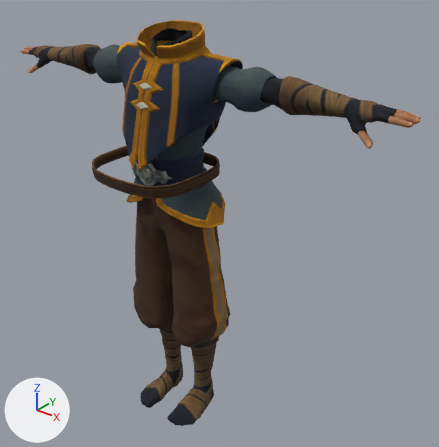
A saved change to the glTF model public/assets/characters/body-preview/Male_Wizard.glb.
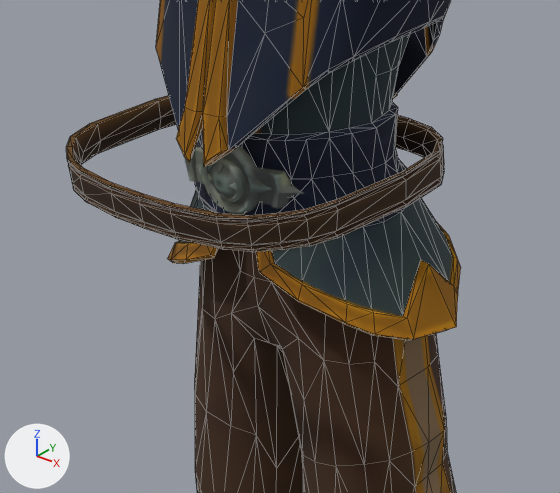
Each version appears first whole from a camera (50 mm lens) standing at (1.486, -1.68, 0.01) and looking at (0.145, -0.004, -1.03), and next in a close-up on the part from 16% to 59% of the width and 25% to 63% of the height. Arrows for +X, +Y and +Z are at lower left; the lights stay in place. The last two pictures show the newer version. Both versions are drawn at full value of the shape key 'Fat' of 'Male_Wizard_Body_Belt'; the numbers are the values there. The close-ups show mesh edges as thin lines. Vertices at exactly the same position are counted once.

Before the edit, the objects in view are built like this:
```python
me_male_wizard_body_belt = bpy.data.meshes.new('Male_Wizard_Body_Belt')
me_male_wizard_body_belt.from_pydata(...)  # 282 vertices, 564 faces; spans x -0.215..0.215, y -0.387..-0.014, z -0.805..-0.747
me_male_wizard_body_belt.materials.append(mat_mi_wizard)
me_male_wizard_body_belt_001 = bpy.data.meshes.new('Male_Wizard_Body_Belt.001')
me_male_wizard_body_belt_001.from_pydata(...)  # 321 vertices, 614 faces; spans x -0.105..0.105, y -0.258..-0.216, z -0.832..-0.738
me_male_wizard_body_belt_001.materials.append(mat_mi_wizard)
me_male_wizard_legs = bpy.data.meshes.new('Male_Wizard_Legs')
me_male_wizard_legs.from_pydata(...)  # 440 vertices, 838 faces; spans x -0.231..0.231, y -0.21..0.047, z -1.579..-0.844
me_male_wizard_legs.materials.append(mat_mi_wizard)
ob_male_wizard_body_belt = bpy.data.objects.new('Male_Wizard_Body_Belt', me_male_wizard_body_belt)
ob_male_wizard_body_belt.location = (0.0, 0.0, 0.0)
ob_male_wizard_body_beltornament = bpy.data.objects.new('Male_Wizard_Body_BeltOrnament', me_male_wizard_body_belt_001)
ob_male_wizard_body_beltornament.location = (0.0, 0.0, 0.0)
ob_male_wizard_legs = bpy.data.objects.new('Male_Wizard_Legs', me_male_wizard_legs)
ob_male_wizard_legs.location = (0.0, 0.0, 0.0)
# also in view: 'Male_Wizard_Body' at (0.0, -0.121, -0.635)
```
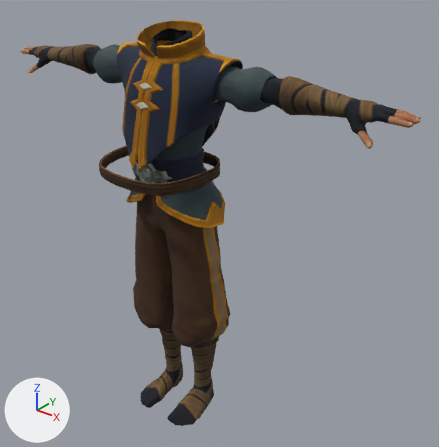
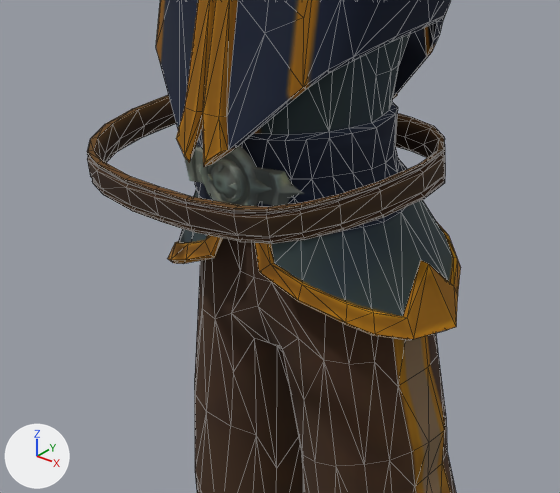
What differs and where, as boxes (x1, y1, x2, y2) in the close-ups (560 x 493 px):
```json
{"object": "Male_Wizard_Body_Belt", "change": "reshaped", "before": [66, 95, 444, 252], "after": [87, 95, 445, 244]}
```

Scene script edits in JSON lines:
```json
{"block": "me_male_wizard_body_belt", "where": "# used by ob_male_wizard_body_belt; location = (0.0, 0.0, 0.0)"}
{"op": "remove", "block": "me_male_wizard_body_belt", "code": "me_male_wizard_body_belt.from_pydata(...)  # 282 vertices, 564 faces; spans x -0.215..0.215, y -0.387..-0.014, z -0.805..-0.747"}
{"op": "add", "block": "me_male_wizard_body_belt", "code": "me_male_wizard_body_belt.from_pydata(...)  # 282 vertices, 564 faces; spans x -0.215..0.215, y -0.362..-0.009, z -0.805..-0.747"}
{"block": "me_male_wizard_body_belt", "change": "me_male_wizard_body_belt part 1: 282 of 282 vertices moved; they spanned x -0.215..0.215, y -0.387..-0.014, z -0.805..-0.747 and now span x -0.215..0.215, y -0.362..-0.009, z -0.805..-0.747; mean shift (0.0, 0.025, 0.0)"}
```
